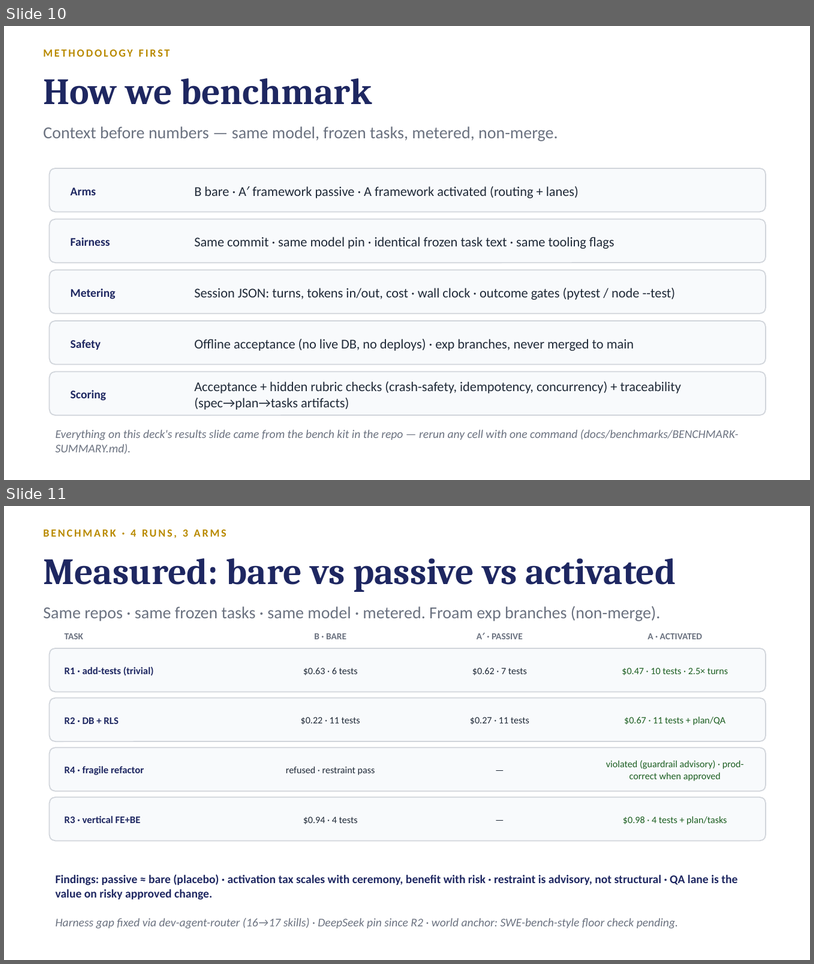
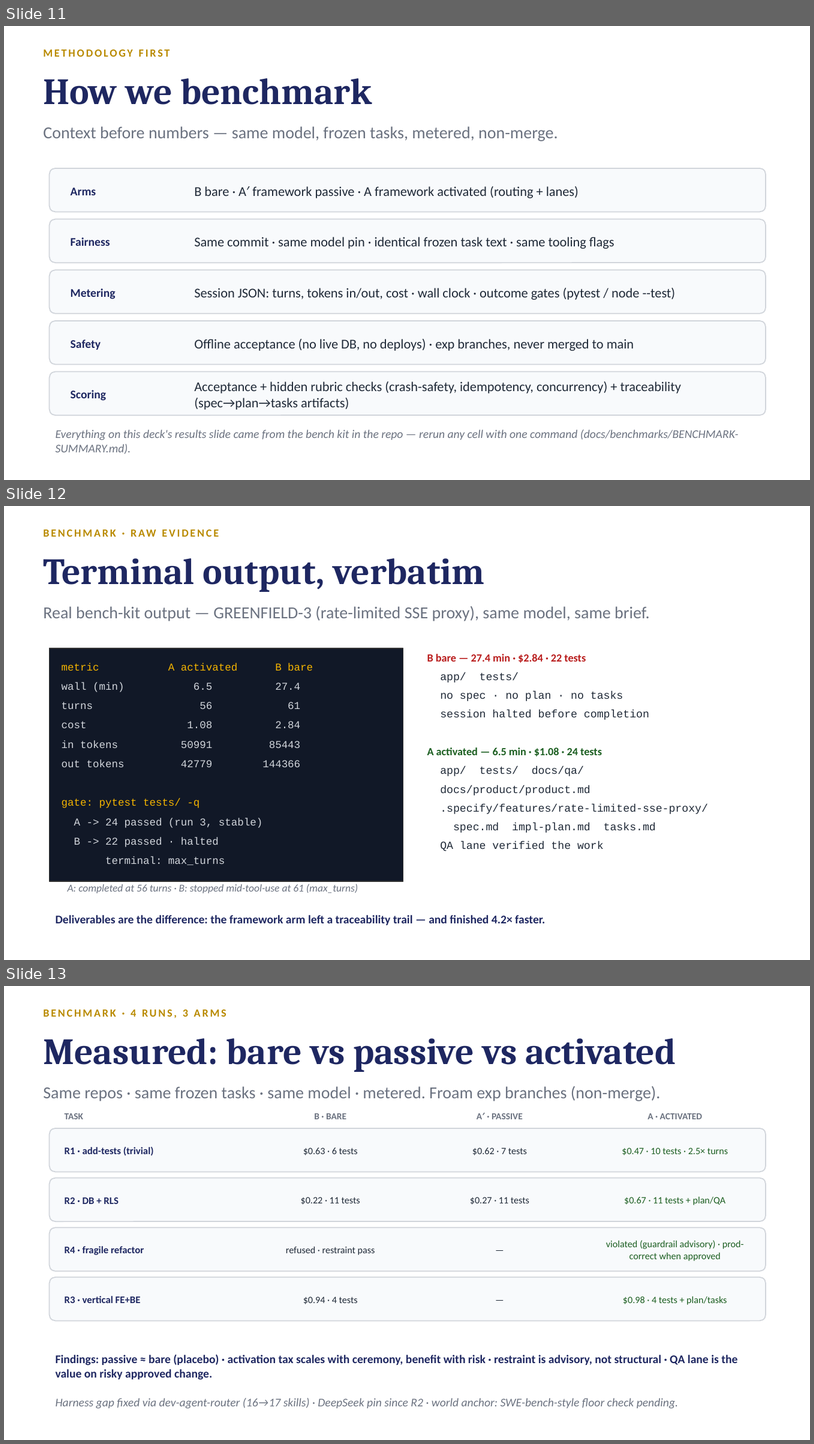
Before and after one commit to trac41799/claude-code-agentic-sdlc, a slide deck: docs/slides/Agentic-SDLC-Tech-Audience.pptx. Shown one above the other, each under a label of ours: slides 10 and 11 before the commit, slides 11, 12 and 13 after it. The pictures are 814x964 and 814x1444 pixels, drawn with LibreOffice and Linux fonts; fonts in the diff are those of the drawing. Boxes give left, top, right and bottom in pixels: in the first picture for what was removed or moved away, otherwise in the second. Text is boxed around its words. In the diff, an @@ line names an element or a change of style, - is before the commit and + after.

Commit message:
demo: live run guide (one request -> tested, logging API in 10 min); deck: tools-stack slide, raw bench evidence slide (BE 6.5m vs 27.4m verbatim), materials & links slide, refreshed gap slide

```diff
--- a/docs/slides/Agentic-SDLC-Tech-Audience.pptx
+++ b/docs/slides/Agentic-SDLC-Tech-Audience.pptx
@@ slide 12 added at <box>4,506,810,960</box>, background #FFFFFF @@
@@ text added at <box>37,523,763,542</box>, 13 pt, text #B98A00, bold @@
+BENCHMARK · RAW EVIDENCE
@@ text added at <box>43,558,485,592</box>, 44 pt, text #1E2761, bold @@
+Terminal output, verbatim
@@ text added at <box>43,606,650,621</box>, 20 pt, text #6B7280 @@
+Real bench-kit output — GREENFIELD-3 (rate-limited SSE proxy), same model, same brief.
@@ rectangle added at <box>50,648,403,881</box>, fill #111827, outline #333333 1 pt @@
@@ text added at <box>62,663,313,671</box>, 12.5 pt, text #F4B400 @@
+metric A activated B bare
@@ text added at <box>428,654,586,663</box>, 13 pt, text #B91C1C, bold @@
+B bare — 27.4 min · $2.84 · 22 tests
@@ text added at <box>62,682,300,692</box>, 12.5 pt, text #D1D5DB @@
+wall (min) 6.5 27.4
@@ text added at <box>440,672,519,682</box>, 13 pt, text #1F2937 @@
+app/ tests/
@@ text added at <box>62,702,300,709</box>, 12.5 pt, text #D1D5DB @@
+turns 56 61
@@ text added at <box>440,691,623,701</box>, 13 pt, text #1F2937 @@
+no spec · no plan · no tasks
@@ text added at <box>62,721,300,728</box>, 12.5 pt, text #D1D5DB @@
+cost 1.08 2.84
@@ text added at <box>440,710,650,720</box>, 13 pt, text #1F2937 @@
+session halted before completion
@@ text added at <box>62,741,300,748</box>, 12.5 pt, text #D1D5DB @@
+in tokens 50991 85443
@@ text added at <box>428,747,602,756</box>, 13 pt, text #1B5E20, bold @@
+A activated — 6.5 min · $1.08 · 24 tests
@@ text added at <box>62,760,300,767</box>, 12.5 pt, text #D1D5DB @@
+out tokens 42779 144366
@@ text added at <box>440,766,584,776</box>, 13 pt, text #1F2937 @@
+app/ tests/ docs/qa/
@@ text added at <box>440,785,591,795</box>, 13 pt, text #1F2937 @@
+docs/product/product.md
@@ text added at <box>62,798,200,808</box>, 12.5 pt, text #F4B400 @@
+gate: pytest tests/ -q
@@ text added at <box>440,804,708,814</box>, 13 pt, text #1F2937 @@
+.specify/features/rate-limited-sse-proxy/
@@ text added at <box>74,818,263,828</box>, 12.5 pt, text #D1D5DB @@
+A -> 24 passed (run 3, stable)
@@ text added at <box>453,822,656,832</box>, 13 pt, text #1F2937 @@
+spec.md impl-plan.md tasks.md
@@ text added at <box>74,837,219,847</box>, 12.5 pt, text #D1D5DB @@
+B -> 22 passed · halted
@@ text added at <box>440,841,604,851</box>, 13 pt, text #1F2937 @@
+QA lane verified the work
@@ text added at <box>105,856,225,865</box>, 12.5 pt, text #D1D5DB @@
+terminal: max_turns
@@ text added at <box>68,883,358,893</box>, 12.5 pt, text #6B7280, italic @@
+A: completed at 56 turns · B: stopped mid-tool-use at 61 (max_turns)
@@ text added at <box>56,915,545,925</box>, 14 pt, text #1E2761, bold @@
+Deliverables are the difference: the framework arm left a traceability trail — and finished 4.2× faster.
@@ what was slide 10 is now slide 11 @@
@@ what was slide 11 is now slide 13 @@
```
Also in this commit, not shown: 2 slides changed, 2 other slides added, 2 other files.
